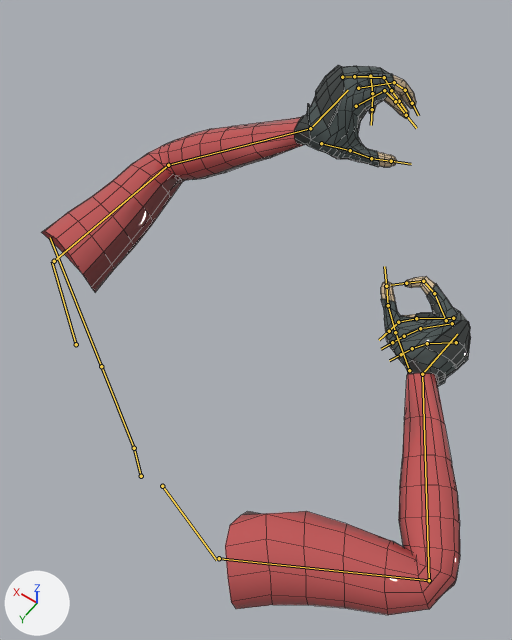
What one commit did to the FBX model Assets/anim/Double Barrel/Hand/Reload.fbx.
Both versions are drawn from a 50 mm lens placed at (-2.1, 1.34, 11.49), pointed at (-0.31, -1.17, 7.56). Lighting does not change. The marker at lower left points along +X, +Y and +Z. Both versions are drawn at frame 69 of the action 'metarig|Reload_Hands_DB'; the numbers are the values there. The bones that bend it are drawn over the model as lines. Mesh edges are drawn as thin lines.

Objects in the first picture: 'Character Mesh'.
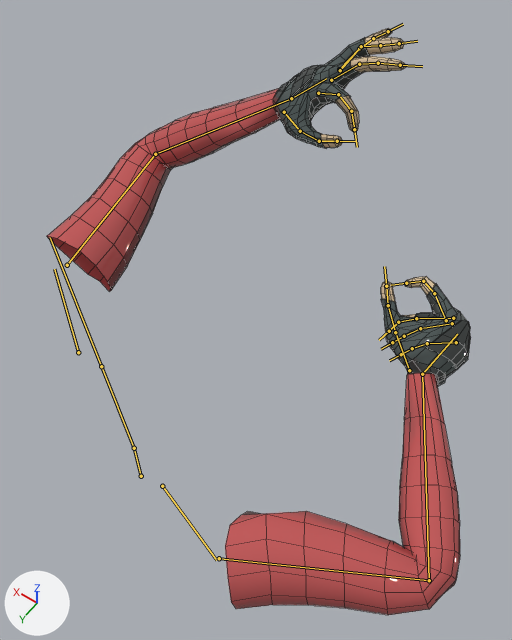
Where the change shows, as pixel boxes (x1, y1, x2, y2) in the pictures (512 x 640 px):
```json
{"object": "Character Mesh", "change": "posed", "before": [41, 65, 471, 615], "after": [47, 28, 471, 615], "on screen": "7% taller"}
{"bone": "shoulder.L", "before": "(76, 344) to (52, 261)", "after": "(78, 352) to (54, 269)"}
{"bone": "upper_arm.L", "before": "(54, 261) to (168, 165)", "after": "(67, 265) to (155, 154)"}
{"bone": "forearm.L", "before": "(168, 165) to (310, 128)", "after": "(155, 154) to (291, 98)"}
{"bone": "hand.L", "before": "(310, 128) to (348, 90)", "after": "(291, 98) to (326, 78)"}
{"bone": "Pinkie1.L", "before": "(342, 77) to (370, 76)", "after": "(339, 69) to (359, 48)"}
{"bone": "Pinkie2.L", "before": "(370, 76) to (372, 93)", "after": "(359, 48) to (373, 38)"}
{"bone": "Ring1.L", "before": "(354, 76) to (384, 77)", "after": "(340, 70) to (361, 46)"}
{"bone": "Ring2.L", "before": "(384, 77) to (391, 90)", "after": "(361, 46) to (380, 45)"}
{"bone": "Middle1.L", "before": "(358, 88) to (394, 82)", "after": "(331, 80) to (359, 64)"}
{"bone": "Middle2.L", "before": "(394, 82) to (405, 90)", "after": "(359, 64) to (378, 63)"}
{"bone": "Index1.L", "before": "(356, 106) to (384, 90)", "after": "(318, 93) to (338, 94)"}
{"bone": "Index2.L", "before": "(384, 90) to (395, 101)", "after": "(338, 94) to (351, 111)"}
{"bone": "Index3.L", "before": "(395, 101) to (406, 115)", "after": "(351, 111) to (354, 129)"}
{"bone": "Thumb1.L", "before": "(321, 143) to (350, 150)", "after": "(284, 112) to (300, 131)"}
{"bone": "Thumb2.L", "before": "(350, 150) to (371, 158)", "after": "(300, 131) to (319, 141)"}
{"bone": "Thumb3.L", "before": "(371, 158) to (391, 161)", "after": "(319, 141) to (337, 141)"}
```

Edits to the scene script, one JSON object a line:
```json
{"block": "bone_shoulder_l", "where": "bone_shoulder_l = bpy.data.objects['metarig'].pose.bones['shoulder.L']"}
{"op": "set", "path": "bone_shoulder_l.location", "old": "(0.147, 0.166, 0.131)", "new": "(0.136, 0.149, 0.123)"}
{"op": "set", "path": "bone_shoulder_l.rotation_quaternion", "old": "(-0.466, -0.039, 0.664, 0.583)", "new": "(-0.477, -0.03, 0.669, 0.569)", "note": "degrees (82, -35, -133) -> degrees (83, -37, -133)"}
{"block": "bone_upper_arm_l", "where": "bone_upper_arm_l = bpy.data.objects['metarig'].pose.bones['upper_arm.L']  # child of 'shoulder.L'"}
{"op": "set", "path": "bone_upper_arm_l.location", "old": "(0.0, 0.0, 0.0)", "new": "(0.02, 0.005, -0.033)"}
{"op": "set", "path": "bone_upper_arm_l.rotation_quaternion", "old": "(0.734, -0.162, -0.026, -0.659)", "new": "(0.786, -0.014, 0.147, -0.6)", "note": "degrees (-12, -15, -82) -> degrees (-12, 12, -76)"}
{"block": "bone_forearm_l", "where": "bone_forearm_l = bpy.data.objects['metarig'].pose.bones['forearm.L']  # child of 'upper_arm.L'"}
{"op": "set", "path": "bone_forearm_l.rotation_quaternion", "old": "(0.786, 0.412, 0.275, -0.37)", "new": "(0.816, 0.492, 0.111, -0.281)", "note": "degrees (41, 47, -32) -> degrees (57, 27, -23)"}
{"block": "bone_hand_l", "where": "bone_hand_l = bpy.data.objects['metarig'].pose.bones['hand.L']  # child of 'forearm.L'"}
{"op": "set", "path": "bone_hand_l.rotation_quaternion", "old": "(0.857, -0.18, 0.447, 0.182)", "new": "(0.977, 0.12, 0.15, 0.091)", "note": "degrees (-15, 56, 16) -> degrees (16, 16, 13)"}
{"block": "bone_pinkie1_l", "where": "bone_pinkie1_l = bpy.data.objects['metarig'].pose.bones['Pinkie1.L']  # child of 'hand.L'"}
{"op": "set", "path": "bone_pinkie1_l.rotation_quaternion", "old": "(0.885, 0.003, -0.095, -0.456)", "new": "(0.968, -0.191, -0.114, 0.118)", "note": "degrees (5, -10, -55) -> degrees (-24, -10, 16)"}
{"block": "bone_pinkie2_l", "where": "bone_pinkie2_l = bpy.data.objects['metarig'].pose.bones['Pinkie2.L']  # child of 'Pinkie1.L'"}
{"op": "set", "path": "bone_pinkie2_l.rotation_quaternion", "old": "(0.813, 0.238, -0.059, -0.528)", "new": "(1.0, 0.009, -0.015, -0.023)", "note": "degrees (27, 9, -64) -> degrees (1, -2, -3)"}
{"block": "bone_ring1_l", "where": "bone_ring1_l = bpy.data.objects['metarig'].pose.bones['Ring1.L']  # child of 'hand.L'"}
{"op": "set", "path": "bone_ring1_l.rotation_quaternion", "old": "(0.858, -0.059, -0.129, -0.494)", "new": "(0.963, -0.134, -0.152, 0.18)", "note": "degrees (2, -16, -60) -> degrees (-19, -14, 24)"}
{"block": "bone_ring2_l", "where": "bone_ring2_l = bpy.data.objects['metarig'].pose.bones['Ring2.L']  # child of 'Ring1.L'"}
{"op": "set", "path": "bone_ring2_l.rotation_quaternion", "old": "(0.936, -0.002, 0.09, -0.339)", "new": "(0.941, -0.061, 0.061, -0.327)", "note": "degrees (-4, 10, -40) -> degrees (-9, 4, -39)"}
{"block": "bone_middle1_l", "where": "bone_middle1_l = bpy.data.objects['metarig'].pose.bones['Middle1.L']  # child of 'hand.L'"}
{"op": "set", "path": "bone_middle1_l.rotation_quaternion", "old": "(0.88, -0.134, -0.193, -0.412)", "new": "(0.983, -0.027, 0.167, 0.07)", "note": "degrees (-5, -27, -49) -> degrees (-2, 19, 8)"}
{"block": "bone_middle2_l", "where": "bone_middle2_l = bpy.data.objects['metarig'].pose.bones['Middle2.L']  # child of 'Middle1.L'"}
{"op": "set", "path": "bone_middle2_l.rotation_quaternion", "old": "(0.953, -0.115, -0.108, -0.257)", "new": "(0.977, 0.059, -0.081, -0.19)", "note": "degrees (-10, -15, -29) -> degrees (8, -8, -23)"}
{"block": "bone_index1_l", "where": "bone_index1_l = bpy.data.objects['metarig'].pose.bones['Index1.L']  # child of 'hand.L'"}
{"op": "set", "path": "bone_index1_l.rotation_quaternion", "old": "(0.954, -0.102, 0.001, -0.283)", "new": "(0.973, 0.155, -0.156, -0.073)", "note": "degrees (-11, -3, -33) -> degrees (20, -16, -11)"}
{"block": "bone_index2_l", "where": "bone_index2_l = bpy.data.objects['metarig'].pose.bones['Index2.L']  # child of 'Index1.L'"}
{"op": "set", "path": "bone_index2_l.rotation_quaternion", "old": "(0.872, 0.141, 0.027, -0.468)", "new": "(0.83, -0.074, 0.082, -0.547)", "note": "degrees (13, 10, -55) -> degrees (-12, 3, -67)"}
{"block": "bone_index3_l", "where": "bone_index3_l = bpy.data.objects['metarig'].pose.bones['Index3.L']  # child of 'Index2.L'"}
{"op": "set", "path": "bone_index3_l.rotation_quaternion", "old": "(0.934, 0.03, -0.355, -0.039)", "new": "(0.945, 0.085, 0.027, -0.316)", "note": "degrees (6, -41, -7) -> degrees (8, 6, -37)"}
{"block": "bone_thumb1_l", "where": "bone_thumb1_l = bpy.data.objects['metarig'].pose.bones['Thumb1.L']  # child of 'hand.L'"}
{"op": "set", "path": "bone_thumb1_l.rotation_quaternion", "old": "(0.905, 0.113, 0.071, -0.404)", "new": "(0.932, 0.095, 0.026, -0.347)", "note": "degrees (9, 13, -47) -> degrees (9, 7, -40)"}
{"block": "bone_thumb2_l", "where": "bone_thumb2_l = bpy.data.objects['metarig'].pose.bones['Thumb2.L']  # child of 'Thumb1.L'"}
{"op": "set", "path": "bone_thumb2_l.rotation_quaternion", "old": "(0.99, 0.114, -0.08, 0.038)", "new": "(0.982, -0.105, 0.099, -0.121)", "note": "degrees (13, -10, 3) -> degrees (-13, 10, -15)"}
{"block": "bone_thumb3_l", "where": "bone_thumb3_l = bpy.data.objects['metarig'].pose.bones['Thumb3.L']  # child of 'Thumb2.L'"}
{"op": "set", "path": "bone_thumb3_l.rotation_quaternion", "old": "(0.999, 0.019, 0.009, -0.026)", "new": "(0.989, -0.077, -0.069, 0.108)", "note": "degrees (2, 1, -3) -> degrees (-10, -7, 13)"}
```
